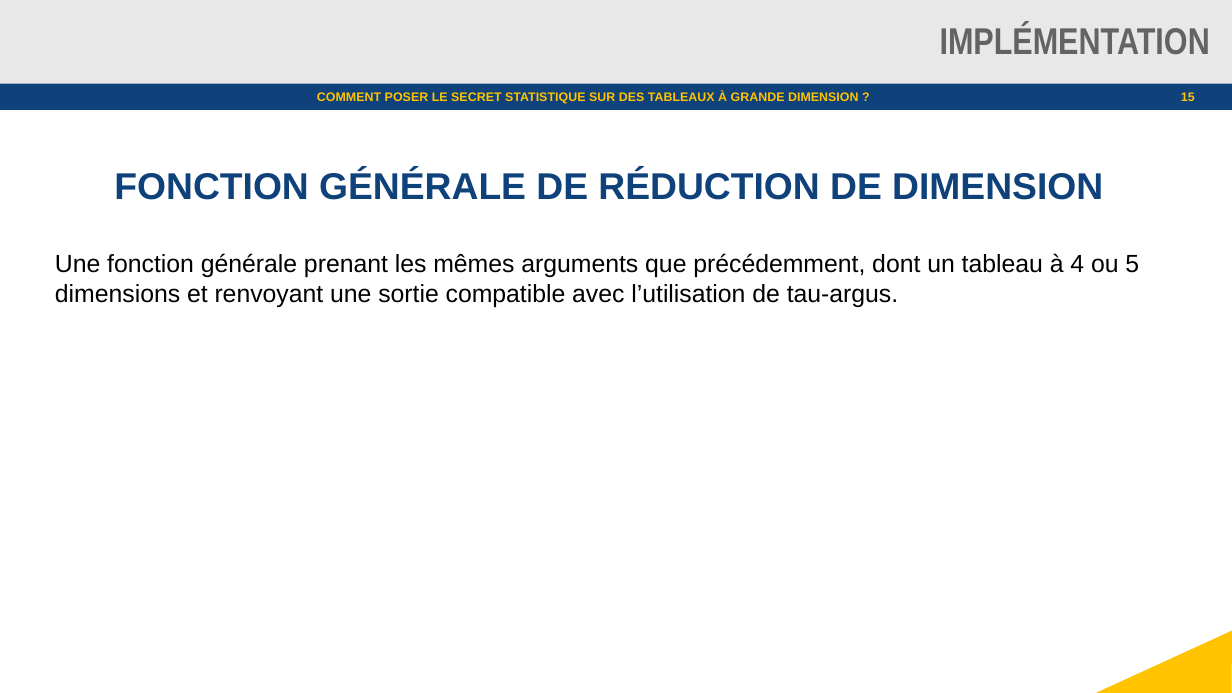
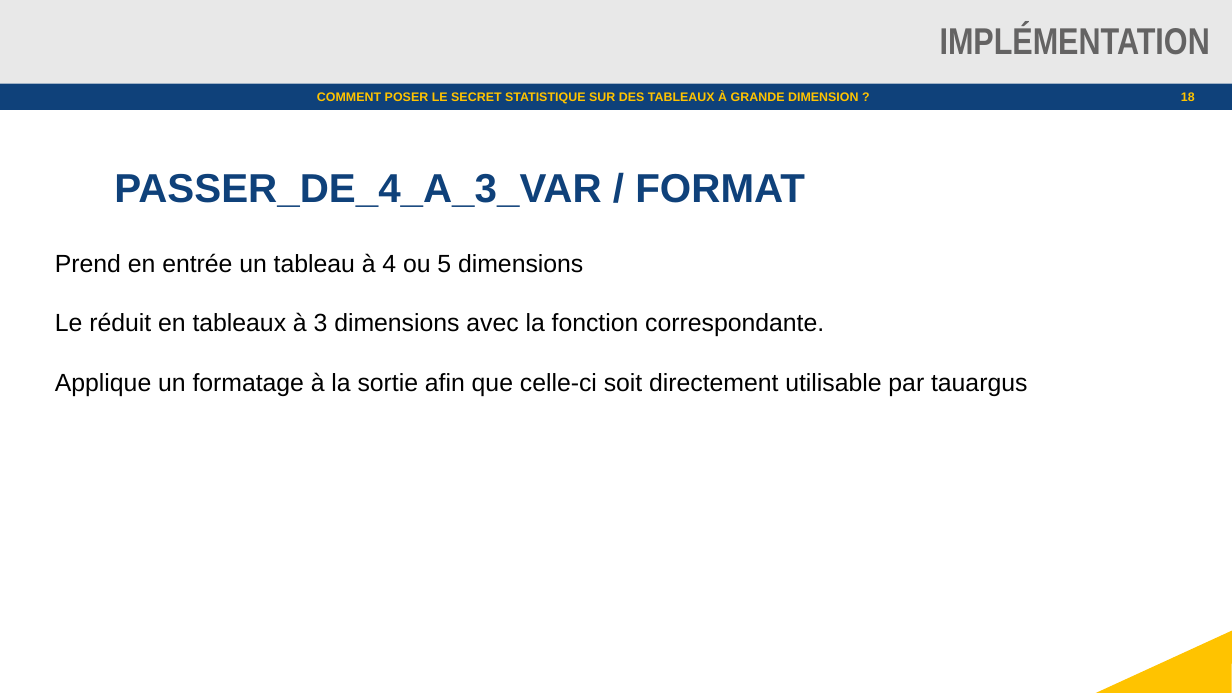
Before and after one commit to julienjamme/stage1A_2023, a slide deck: slide 18 of presentation_mi_parcours.odp (slide 15 before the commit). Drawn at 1232x693 pixels with LibreOffice and Linux fonts; fonts in the diff are those of the drawing; background and template pictures are left out. Boxes give left, top, right and bottom in pixels: in the first picture for what was removed or moved away, otherwise in the second. Text is boxed around its words. In the diff, an @@ line names an element or a change of style, - is before the commit and + after.

```diff
--- a/presentation_mi_parcours.odp
+++ b/presentation_mi_parcours.odp
@@ text at box(114, 174, 805, 207): text changed; size 24.1 to 26 pt @@
-FONCTION GÉNÉRALE DE RÉDUCTION DE DIMENSION
+PASSER_DE_4_A_3_VAR / FORMAT
@@ text at box(55, 253, 1027, 396): text changed @@
-Une fonction générale prenant les mêmes arguments que précédemment, dont un tableau à 4 ou 5 dimensions et renvoyant une sortie compatible avec l’utilisation de tau-argus.
+Prend en entrée un tableau à 4 ou 5 dimensions
+Le réduit en tableaux à 3 dimensions avec la fonction correspondante.
+Applique un formatage à la sortie afin que celle-ci soit directement utilisable par tauargus
```
Also in this commit, not shown: 6 other slides changed, 2 slides added, 1 slide removed.
